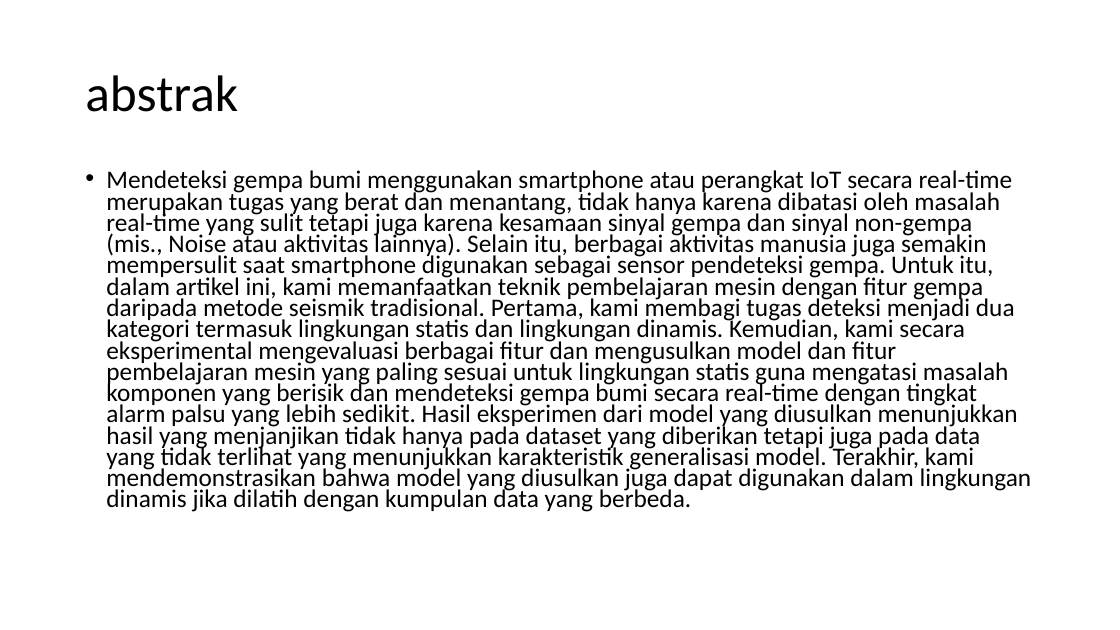
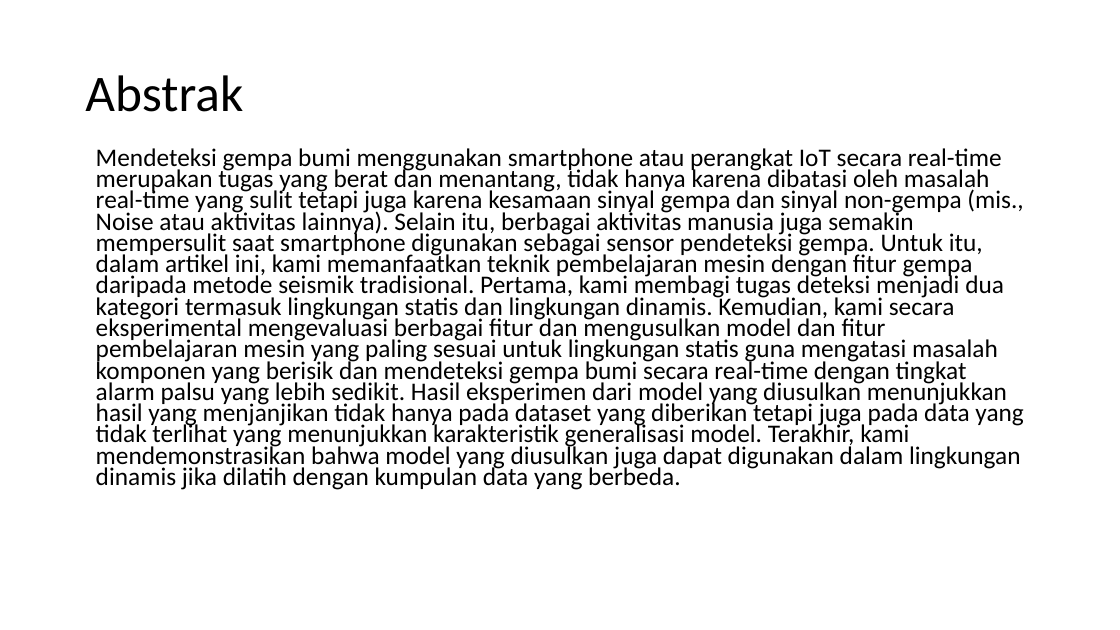
Before and after one commit to juvina03/SBP, a slide deck: slide 2 of PPT_Presentasi_SBP.pptx. Drawn at 1120x630 pixels with LibreOffice and Linux fonts; fonts in the diff are those of the drawing. Boxes give left, top, right and bottom in pixels: in the first picture for what was removed or moved away, otherwise in the second. Text is boxed around its words. In the diff, an @@ line names an element or a change of style, - is before the commit and + after.

Commit message:
jv_ganti_sedikit_yg_biru_mw_buat_link

```diff
--- a/PPT_Presentasi_SBP.pptx
+++ b/PPT_Presentasi_SBP.pptx
@@ title at (85,75,243,112): text changed @@
-abstrak
+Abstrak
@@ text "Mendeteksi gempa bumi menggunakan smartphone ...": place and size @@
-text "Mendeteksi gempa bumi menggunakan smartphone ..." at (106,170,1032,512)
+text "Mendeteksi gempa bumi menggunakan smartphone ..." at (96,148,1023,490)
@@ text "Mendeteksi gempa bumi menggunakan smartphone ..." at (96,148,1023,490): bullet • to none @@
```
Also in this commit, not shown: 14 other slides changed, 1 slide added.
